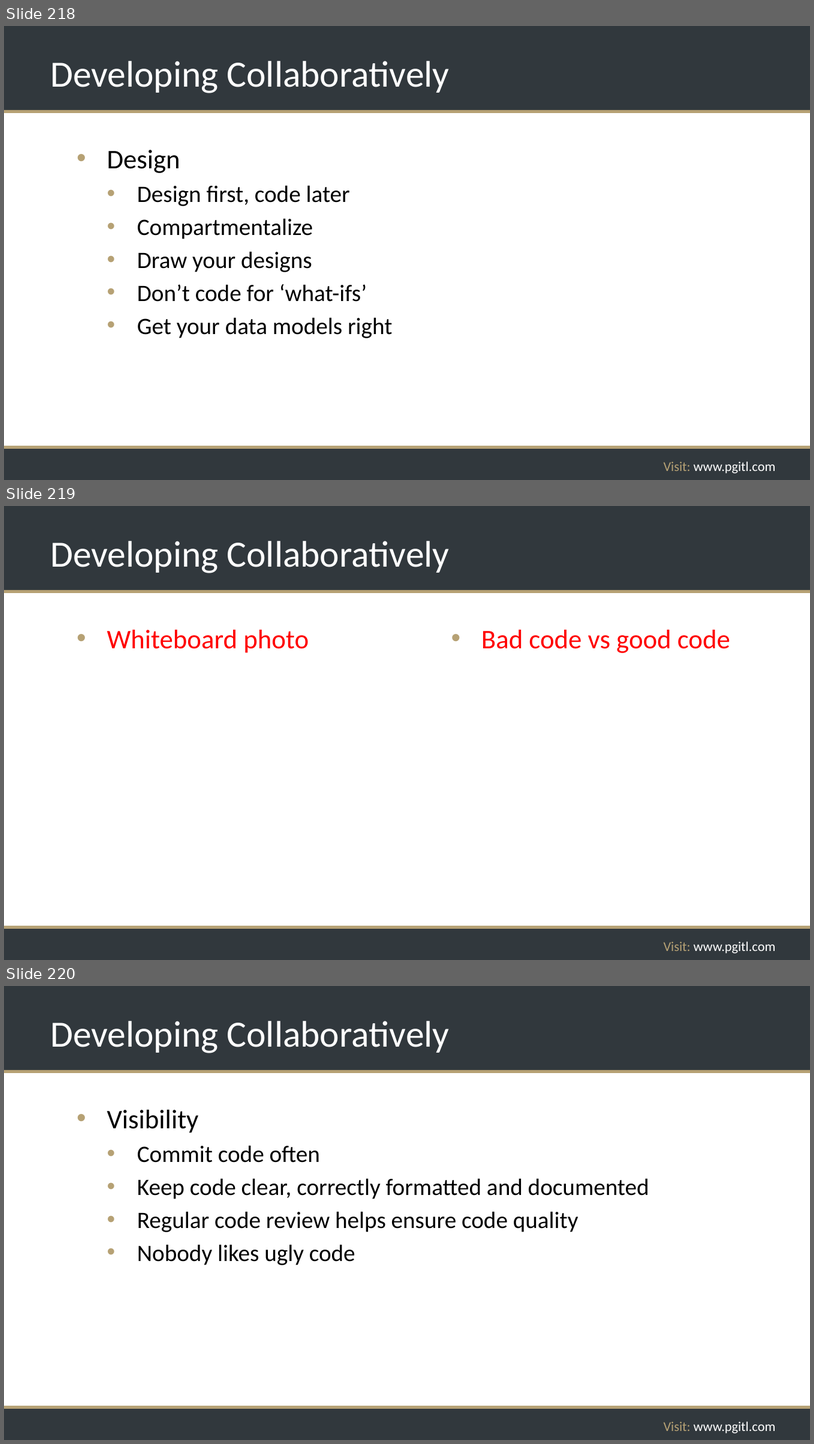
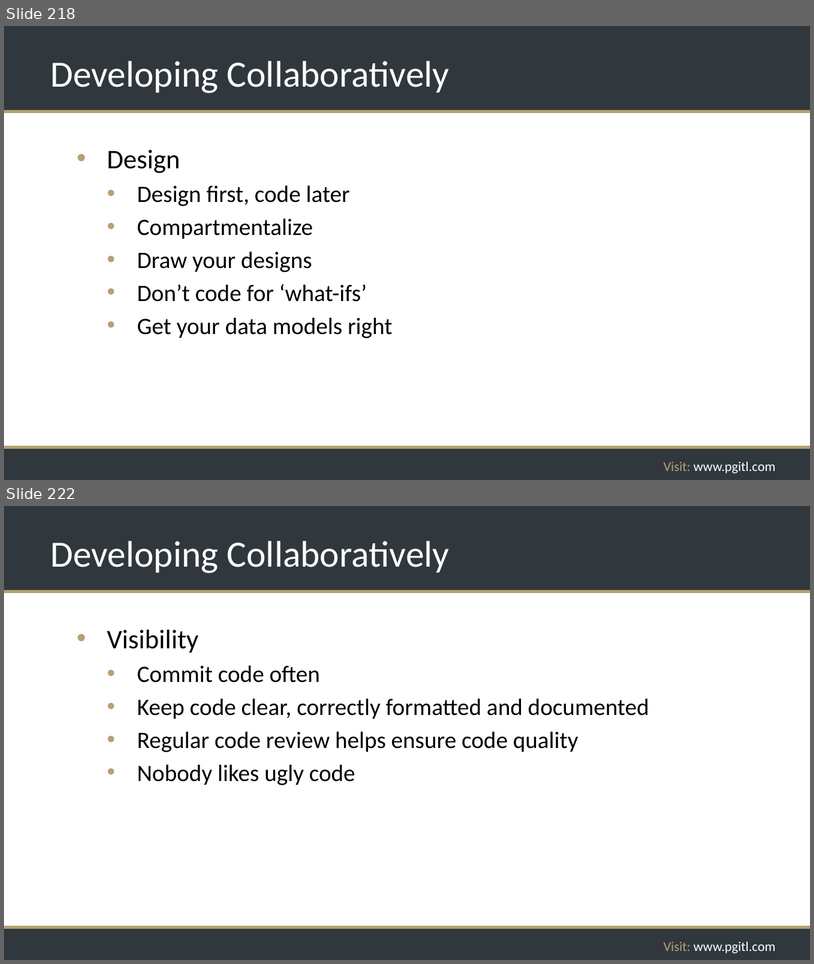
Before and after one commit to rikkouri/project-a, a slide deck: Programming Foundations.pptx. Shown one above the other, each under a label of ours: slides 218, 219 and 220 before the commit, slides 218 and 222 after it; the slides between them are not shown. The pictures are 814x1444 and 814x964 pixels, drawn with LibreOffice and Linux fonts; fonts in the diff are those of the drawing; background and template pictures are left out. Boxes give left, top, right and bottom in pixels: in the first picture for what was removed or moved away, otherwise in the second. Text is boxed around its words. In the diff, an @@ line names an element or a change of style, - is before the commit and + after.

```diff
--- a/Programming Foundations.pptx
+++ b/Programming Foundations.pptx
@@ slide 219 removed at [4,506,810,960], background #FFFFFF; not listed: 5 template elements that a slide beside it also shows @@
@@ title removed at [50,541,450,573] @@
-Developing Collaboratively
@@ text removed at [107,630,309,653] @@
-• Whiteboard photo
@@ text removed at [482,630,731,653] @@
-• Bad code vs good code
@@ what was slide 220 is now slide 222 @@
```
Also in this commit, not shown: 7 slides changed, 4 slides added, 1 other slide removed.
